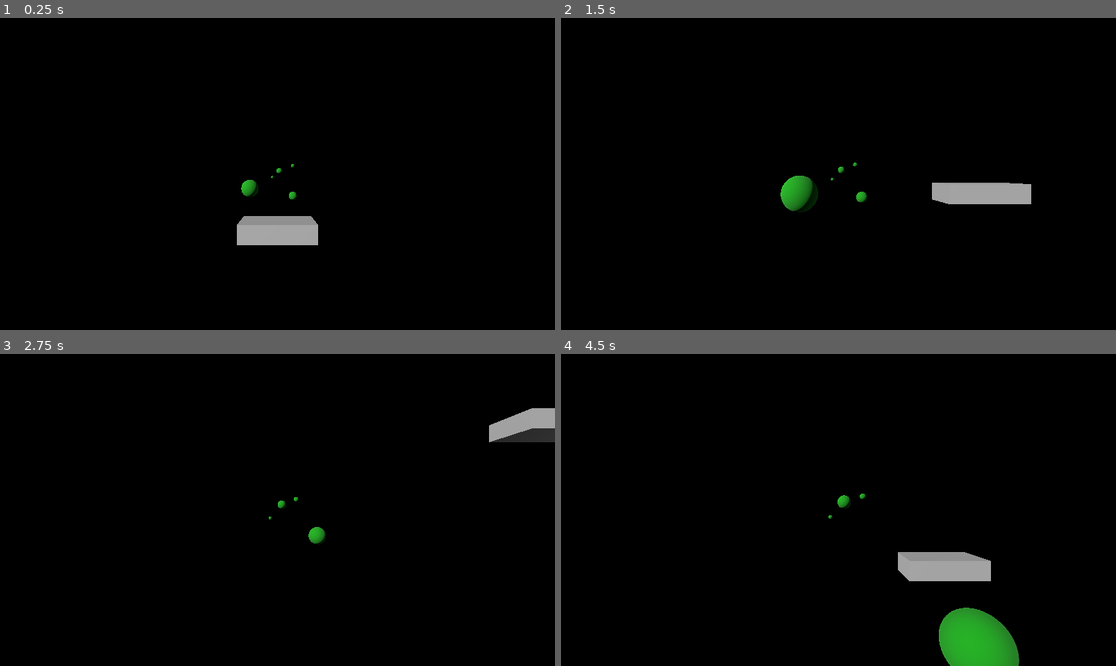
Above: before the commit, frames 1-4 (two rows, left to right).
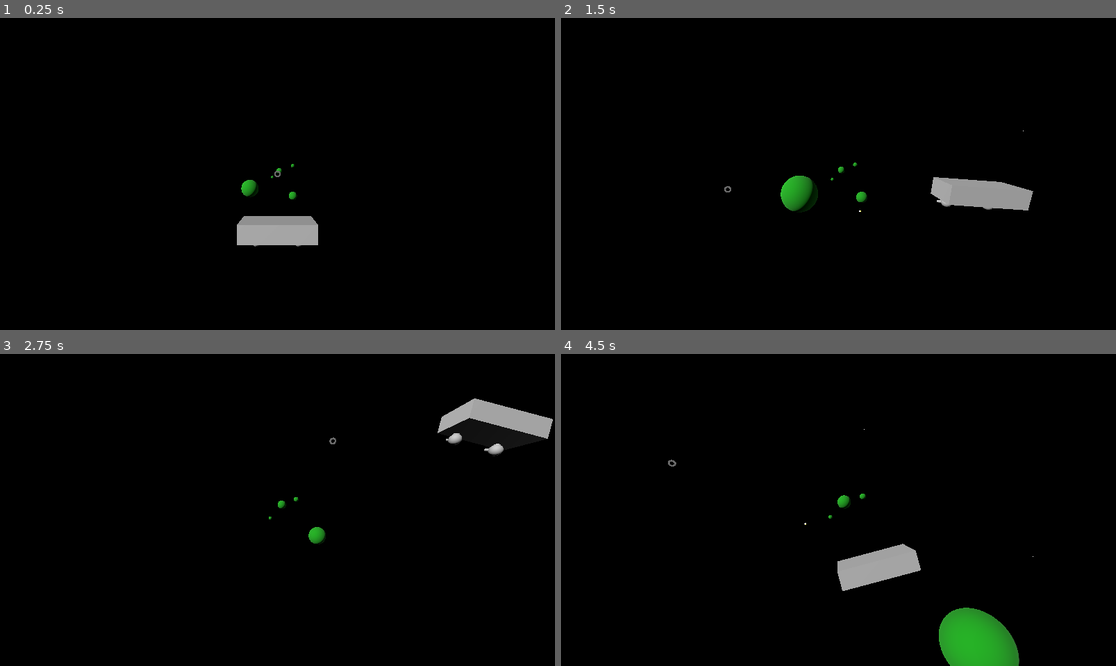
Above: after the commit, the same moments.

Repository: bonkybub/godot_wild_jam_93
Game: Godot game, scene res://Scenes/main.tscn
The game is run twice, just before and just after one commit, with the same random seed, the same clock (stepped at 60 frames per second) and the same inputs.
Inputs (mouse positions are in pixels of both pictures, inside the frame that each line leads up to):
- Up to frame 1 (0.25 s): no input
- Up to frame 2 (1.5 s): tap Enter at 0.5 s; move the mouse to (960, 158) at 0.52 s; hold D (roll_right) 0.53-1.28 s; click (960, 158) at 0.6 s; move the mouse to (727, 189) at 1.27 s; hold W (pitch_down) from 1.28 s (still down); click (727, 189) at 1.35 s
- Up to frame 3 (2.75 s): move the mouse to (333, 441) at 2.02 s; release W (pitch_down) at 2.03 s; hold D (roll_right) from 2.03 s (still down); click (333, 441) at 2.1 s
- Up to frame 4 (4.5 s): move the mouse to (810, 572) at 2.77 s; release D (roll_right) at 2.78 s; hold S (pitch_up) 2.78-3.53 s; click (810, 572) at 2.85 s; move the mouse to (1005, 556) at 3.52 s; hold A (roll_left) from 3.53 s (still down); click (1005, 556) at 3.6 s; move the mouse to (672, 463) at 4.27 s; click (672, 463) at 4.35 s

The runs differ from the first frame. In frame 1, less than 0.1% of the frame differs, in the area x 45-55%, y 48-74%; in frame 2, 0.4%; in frame 3, 1.4%; in frame 4, 2.4%, in the area x 19-86%, y 24-76%.

Commit message:
Adjusted movement & Shooting
~ Clamped the movement and add slight rotation
~ Added the ability to shoot with the mouse
~ Still working on the reticle, main issue is that its hard to gauge where to aim

Diff:
--- /dev/null
+++ b/godot-wild-jam-93/Prefabs/Bullet/projectile.tscn
@@ -0,0 +1,22 @@
+[gd_scene format=3 uid="uid://chdf3ifhvxjj2"]
+
+[ext_resource type="Script" uid="uid://dlfsningid3tl" path="res://Scripts/Bullets/projectile.gd" id="1_0op2m"]
+
+[sub_resource type="SphereMesh" id="SphereMesh_vvx6p"]
+
+[sub_resource type="StandardMaterial3D" id="StandardMaterial3D_0op2m"]
+emission_enabled = true
+emission = Color(1, 1, 0, 1)
+
+[sub_resource type="SphereShape3D" id="SphereShape3D_i5ddq"]
+
+[node name="Projectile" type="Area3D" unique_id=32327012]
+transform = Transform3D(0.075, 0, 0, 0, 0.075, 0, 0, 0, 0.075, 0, 0, 0)
+script = ExtResource("1_0op2m")
+
+[node name="MeshInstance3D" type="MeshInstance3D" parent="." unique_id=1121867824]
+mesh = SubResource("SphereMesh_vvx6p")
+surface_material_override/0 = SubResource("StandardMaterial3D_0op2m")
+
+[node name="CollisionShape3D" type="CollisionShape3D" parent="." unique_id=1862345692]
+shape = SubResource("SphereShape3D_i5ddq")
--- a/godot-wild-jam-93/Scenes/main.tscn
+++ b/godot-wild-jam-93/Scenes/main.tscn
@@ -1,8 +1,10 @@
 [gd_scene format=3 uid="uid://58m50yobhbde"]
 
-[ext_resource type="Script" uid="uid://bsaqeg5gb4ufy" path="res://Scripts/player_mover.gd" id="1_bo1nx"]
-[ext_resource type="Script" uid="uid://7eqr2ek2diiy" path="res://Scripts/player.gd" id="1_jjgbg"]
+[ext_resource type="Script" uid="uid://bsaqeg5gb4ufy" path="res://Scripts/Character/player_mover.gd" id="1_bo1nx"]
+[ext_resource type="Script" uid="uid://7eqr2ek2diiy" path="res://Scripts/Character/player.gd" id="2_8gbba"]
 [ext_resource type="PackedScene" uid="uid://2mhj7gcm6f7r" path="res://Scenes/Obstacles/cactus_ball.tscn" id="3_8gbba"]
+[ext_resource type="Script" uid="uid://b2lcyk86ddd0j" path="res://Scripts/Character/gun.gd" id="3_jjvhh"]
+[ext_resource type="PackedScene" uid="uid://chdf3ifhvxjj2" path="res://Prefabs/Bullet/projectile.tscn" id="4_kry3j"]
 
 [sub_resource type="Sky" id="Sky_jjgbg"]
 
@@ -13,8 +15,22 @@
 [sub_resource type="BoxMesh" id="BoxMesh_bo1nx"]
 size = Vector3(2, 0.5, 1)
 
+[sub_resource type="CapsuleMesh" id="CapsuleMesh_8gbba"]
+
+[sub_resource type="SphereMesh" id="SphereMesh_jjvhh"]
+
+[sub_resource type="CylinderMesh" id="CylinderMesh_kry3j"]
+
 [sub_resource type="BoxShape3D" id="BoxShape3D_7u77a"]
 size = Vector3(1.9961243, 0.501709, 1)
+
+[sub_resource type="TorusMesh" id="TorusMesh_kry3j"]
+
+[sub_resource type="StandardMaterial3D" id="StandardMaterial3D_kry3j"]
+render_priority = 1
+no_depth_test = true
+shading_mode = 0
+albedo_color = Color(0.4149491, 0.4149491, 0.4149491, 1)
 
 [node name="Main" type="Node3D" unique_id=702117852]
 
@@ -36,14 +52,59 @@
 transform = Transform3D(1, 0, 0, 0, 1, 0, 0, 0, 1, 0, 1.5, 5.5)
 
 [node name="Player" type="CharacterBody3D" parent="Player Mover" unique_id=1900338754]
-script = ExtResource("1_jjgbg")
+motion_mode = 1
+script = ExtResource("2_8gbba")
 
 [node name="Model_Test" type="MeshInstance3D" parent="Player Mover/Player" unique_id=908683444]
 mesh = SubResource("BoxMesh_bo1nx")
 
+[node name="GunArm_Left" type="MeshInstance3D" parent="Player Mover/Player/Model_Test" unique_id=1699730417]
+transform = Transform3D(0.15, 0, 0, 0, 0.152, 0, 0, 0, 0.157, -0.6, -0.2, -0.3)
+mesh = SubResource("CapsuleMesh_8gbba")
+
+[node name="GunBase_Left" type="MeshInstance3D" parent="Player Mover/Player/Model_Test/GunArm_Left" unique_id=152437528]
+transform = Transform3D(1.9999999, 0, 0, 0, 2, 0, 0, 0, 2, 0, -1.3784959, 0)
+mesh = SubResource("SphereMesh_jjvhh")
+script = ExtResource("3_jjvhh")
+projectile_scene = ExtResource("4_kry3j")
+
+[node name="GunBarrel_Left" type="MeshInstance3D" parent="Player Mover/Player/Model_Test/GunArm_Left/GunBase_Left" unique_id=74552774]
+transform = Transform3D(0.26, 0, 0, 0, -1.13649605e-08, 0.26, 0, -0.26, -1.13649605e-08, 0, 0, -0.57740146)
+mesh = SubResource("CylinderMesh_kry3j")
+
+[node name="Muzzle" type="Marker3D" parent="Player Mover/Player/Model_Test/GunArm_Left/GunBase_Left" unique_id=241407041]
+transform = Transform3D(1, 0, 0, 0, 1.0000005, 0, 0, 0, 1.0000005, 0, 0, -0.8355184)
+gizmo_extents = 0.16
+
+[node name="GunArm_Right" type="MeshInstance3D" parent="Player Mover/Player/Model_Test" unique_id=1994938017]
+transform = Transform3D(0.15, 0, 0, 0, 0.152, 0, 0, 0, 0.157, 0.6, -0.2, -0.3)
+mesh = SubResource("CapsuleMesh_8gbba")
+
+[node name="GunBase_Right" type="MeshInstance3D" parent="Player Mover/Player/Model_Test/GunArm_Right" unique_id=1332168708]
+transform = Transform3D(1.9999999, 0, 0, 0, 2, 0, 0, 0, 2, 0, -1.3784959, 0)
+mesh = SubResource("SphereMesh_jjvhh")
+script = ExtResource("3_jjvhh")
+projectile_scene = ExtResource("4_kry3j")
+
+[node name="GunBarrel_Right" type="MeshInstance3D" parent="Player Mover/Player/Model_Test/GunArm_Right/GunBase_Right" unique_id=2027484577]
+transform = Transform3D(0.26, 0, 0, 0, -1.13649605e-08, 0.26, 0, -0.26, -1.13649605e-08, 0, 0, -0.57740146)
+mesh = SubResource("CylinderMesh_kry3j")
+
+[node name="Muzzle" type="Marker3D" parent="Player Mover/Player/Model_Test/GunArm_Right/GunBase_Right" unique_id=574462786]
+transform = Transform3D(1, 0, 0, 0, 1.0000006, 0, 0, 0, 1.0000006, 0, 0, -0.836)
+gizmo_extents = 0.16
+
 [node name="CollisionShape3D" type="CollisionShape3D" parent="Player Mover/Player" unique_id=815884888]
 transform = Transform3D(1, 0, 0, 0, 1, 0, 0, 0, 1, 0.001083374, -0.00036621094, 0)
 shape = SubResource("BoxShape3D_7u77a")
+
+[node name="AimReticle" type="Marker3D" parent="Player Mover/Player" unique_id=422078467]
+transform = Transform3D(1, 0, 0, 0, 1, 0, 0, 0, 1, 0, 0, -10)
+
+[node name="MeshInstance3D" type="MeshInstance3D" parent="Player Mover/Player/AimReticle" unique_id=619737909]
+transform = Transform3D(0.25, 0, 0, 0, -3.344039e-09, -0.25, 0, 0.076502696, -1.0927847e-08, 0, 0, 0)
+mesh = SubResource("TorusMesh_kry3j")
+surface_material_override/0 = SubResource("StandardMaterial3D_kry3j")
 
 [node name="Cactus Ball" parent="." unique_id=1430593807 instance=ExtResource("3_8gbba")]
 transform = Transform3D(1, 0, 0, 0, 1, 0, 0, 0, 1, -0.8906363, 1.0985878, -7.554507)
--- /dev/null
+++ b/godot-wild-jam-93/Scripts/Bullets/projectile.gd
@@ -0,0 +1,16 @@
+extends Area3D
+
+@export var speed: float = 35.0
+@export var life_time: float = 3.0
+
+var move_direction: Vector3 = Vector3.ZERO
+
+func _ready() -> void:
+	await get_tree().create_timer(life_time).timeout
+	queue_free()
+
+func _physics_process(delta: float) -> void:
+	global_position += move_direction * speed * delta
+
+func setup(direction: Vector3) -> void:
+	move_direction = direction.normalized()
--- /dev/null
+++ b/godot-wild-jam-93/Scripts/Character/gun.gd
@@ -0,0 +1,23 @@
+extends Node3D
+
+@export var projectile_scene: PackedScene
+
+@onready var muzzle: Marker3D = $Muzzle
+
+var current_aim_point: Vector3 = Vector3.ZERO
+
+func aim_at(target_position: Vector3) -> void:
+	current_aim_point = target_position
+	look_at(target_position, Vector3.UP)
+
+func shoot() -> void:
+	if projectile_scene == null:
+		return
+
+	var projectile := projectile_scene.instantiate()
+	get_tree().current_scene.add_child(projectile)
+
+	projectile.global_position = muzzle.global_position
+
+	var shoot_direction := current_aim_point - muzzle.global_position
+	projectile.setup(shoot_direction)
--- /dev/null
+++ b/godot-wild-jam-93/Scripts/Character/player.gd
@@ -0,0 +1,113 @@
+class_name Player
+extends CharacterBody3D
+# Didn't know Godot gave you an example script, so I'm building it off of that
+
+# Regions my beloved
+#region Position Clamp
+const MIN_X: float = -5.75
+const MAX_X: float = 5.75
+const MIN_Y: float = -2.0
+const MAX_Y: float = 5.0
+#endregion
+
+#region Player Values
+@export var SPEED: float = 5.0
+@export var max_roll_degrees: float = 15.0
+@export var max_pitch_degrees: float = 15.0
+@export var rotation_smooth_speed: float = 6.0
+
+
+@export var aim_plane_distance: float = 10.0
+
+#endregion
+
+#region References
+@onready var ship_model: Node3D = $Model_Test
+
+@onready var camera: Camera3D = $"../Camera3D"
+
+@onready var gun_left: Node3D = $Model_Test/GunArm_Left/GunBase_Left
+@onready var gun_right: Node3D = $Model_Test/GunArm_Right/GunBase_Right
+
+@onready var aim_reticle: Node3D = $AimReticle
+#endregion
+
+#region Conditions
+var shoot_from_left: bool = true
+
+#endregion
+
+
+#func _ready() -> void:
+	# Keeping this off just to make testing easier
+	#Input.mouse_mode = Input.MOUSE_MODE_CONFINED
+
+func _physics_process(delta: float) -> void:
+	var input_dir := Input.get_vector("roll_left", "roll_right", "pitch_up", "pitch_down")
+	var direction := Vector3(input_dir.x, input_dir.y, 0).normalized()
+
+	if direction:
+		velocity.x = direction.x * SPEED
+		velocity.y = direction.y * SPEED
+	else:
+		velocity.x = move_toward(velocity.x, 0, SPEED)
+		velocity.y = move_toward(velocity.y, 0, SPEED)
+
+	move_and_slide()
+
+	position.x = clamp(position.x, MIN_X, MAX_X)
+	position.y = clamp(position.y, MIN_Y, MAX_Y)
+
+	update_ship_rotation(input_dir, delta)
+	update_gun_aim()
+	handle_shooting()
+
+
+func update_ship_rotation(input_dir: Vector2, delta: float) -> void:
+	var target_pitch := deg_to_rad(input_dir.y * max_pitch_degrees)
+	var target_roll := deg_to_rad(-input_dir.x * max_roll_degrees)
+
+	ship_model.rotation.x = lerp_angle(ship_model.rotation.x, target_pitch, rotation_smooth_speed * delta)
+	ship_model.rotation.z = lerp_angle(ship_model.rotation.z, target_roll, rotation_smooth_speed * delta)
+
+
+
+func handle_shooting() -> void:
+	if Input.is_action_just_pressed("shoot") == false:
+		return
+
+	if shoot_from_left:
+		gun_left.shoot()
+	else:
+		gun_right.shoot()
+
+	shoot_from_left = !shoot_from_left
+
+#region Gun Stuff
+func update_gun_aim() -> void:
+	var aim_point := get_mouse_aim_point()
+
+	aim_reticle.global_position = aim_point
+	aim_reticle.look_at(camera.global_position, Vector3.UP)
+
+	gun_left.aim_at(aim_point)
+	gun_right.aim_at(aim_point)
+
+func get_mouse_aim_point() -> Vector3:
+	var mouse_position := get_viewport().get_mouse_position()
+
+	var ray_origin := camera.project_ray_origin(mouse_position)
+	var ray_direction := camera.project_ray_normal(mouse_position)
+
+
+	var plane_position := global_position + Vector3(0, 0, -aim_plane_distance)
+	var aim_plane := Plane(Vector3.FORWARD, plane_position)
+
+	var hit_position = aim_plane.intersects_ray(ray_origin, ray_direction)
+
+	if hit_position == null:
+		return global_position + Vector3(0, 0, -aim_plane_distance)
+
+	return hit_position
+
+#endregion
--- a/godot-wild-jam-93/Scripts/player.gd
+++ /dev/null
@@ -1,19 +0,0 @@
-class_name Player
-extends CharacterBody3D
-# Didn't know Godot gave you an example script, so I'm building it off of that
-
-const SPEED: float = 5.0
-
-func _physics_process(delta: float) -> void:
-
-	var input_dir := Input.get_vector("roll_left", "roll_right", "pitch_up", "pitch_down")
-	var direction := (transform.basis * Vector3(input_dir.x, input_dir.y, 0)).normalized()
-
-	if direction:
-		velocity.x = direction.x * SPEED
-		velocity.y = direction.y * SPEED
-	else:
-		velocity.x = move_toward(velocity.x, 0, SPEED)
-		velocity.y = move_toward(velocity.y, 0, SPEED)
-
-	move_and_slide()
--- a/godot-wild-jam-93/project.godot
+++ b/godot-wild-jam-93/project.godot
@@ -37,6 +37,11 @@
 "events": [Object(InputEventKey,"resource_local_to_scene":false,"resource_name":"","device":-1,"window_id":0,"alt_press …(192 unchanged characters)…
 ]
 }
+shoot={
+"deadzone": 0.2,
+"events": [Object(InputEventMouseButton,"resource_local_to_scene":false,"resource_name":"","device":-1,"window_id":0,"alt_pressed":false,"shift_pressed":false,"ctrl_pressed":false,"meta_pressed":false,"button_mask":1,"position":Vector2(126, 18),"global_position":Vector2(135, 66),"factor":1.0,"button_index":1,"canceled":false,"pressed":true,"double_click":false,"script":null)
+]
+}
 
 [physics]
 
Not shown, added: godot-wild-jam-93/Scripts/Bullets/projectile.gd.uid
Not shown, added: godot-wild-jam-93/Scripts/Character/gun.gd.uid
Renamed: godot-wild-jam-93/Scripts/player.gd.uid -> godot-wild-jam-93/Scripts/Character/player.gd.uid
Renamed: godot-wild-jam-93/Scripts/player_mover.gd -> godot-wild-jam-93/Scripts/Character/player_mover.gd
Renamed: godot-wild-jam-93/Scripts/player_mover.gd.uid -> godot-wild-jam-93/Scripts/Character/player_mover.gd.uid
